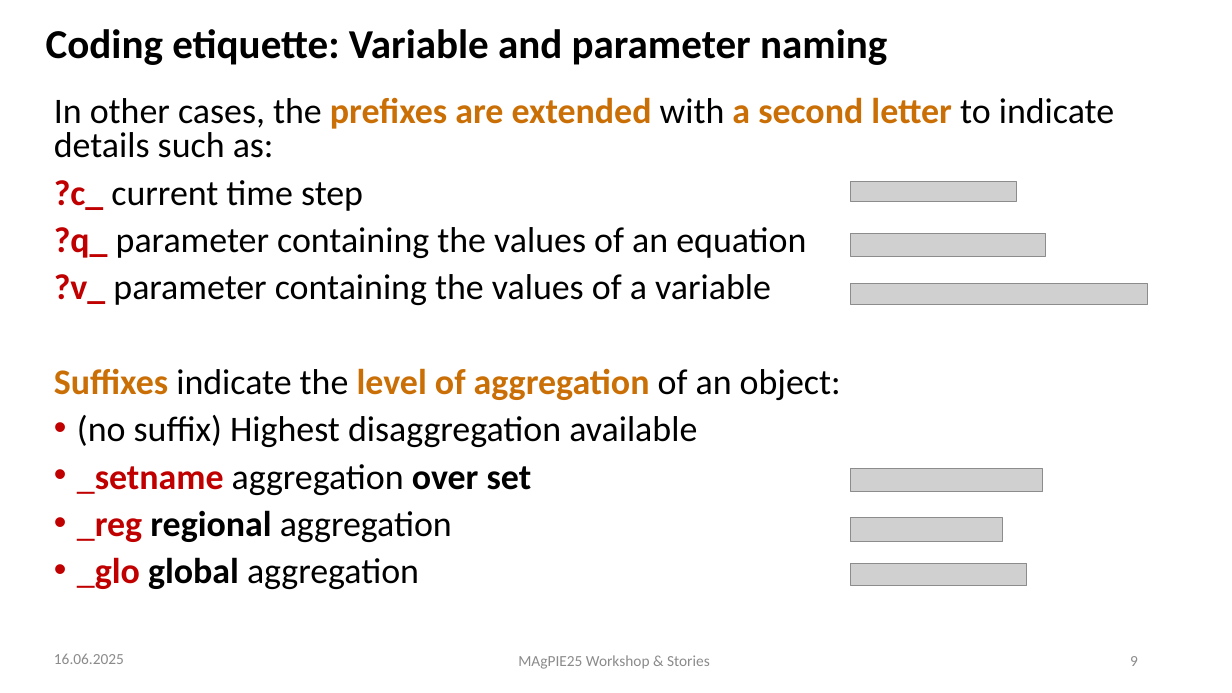
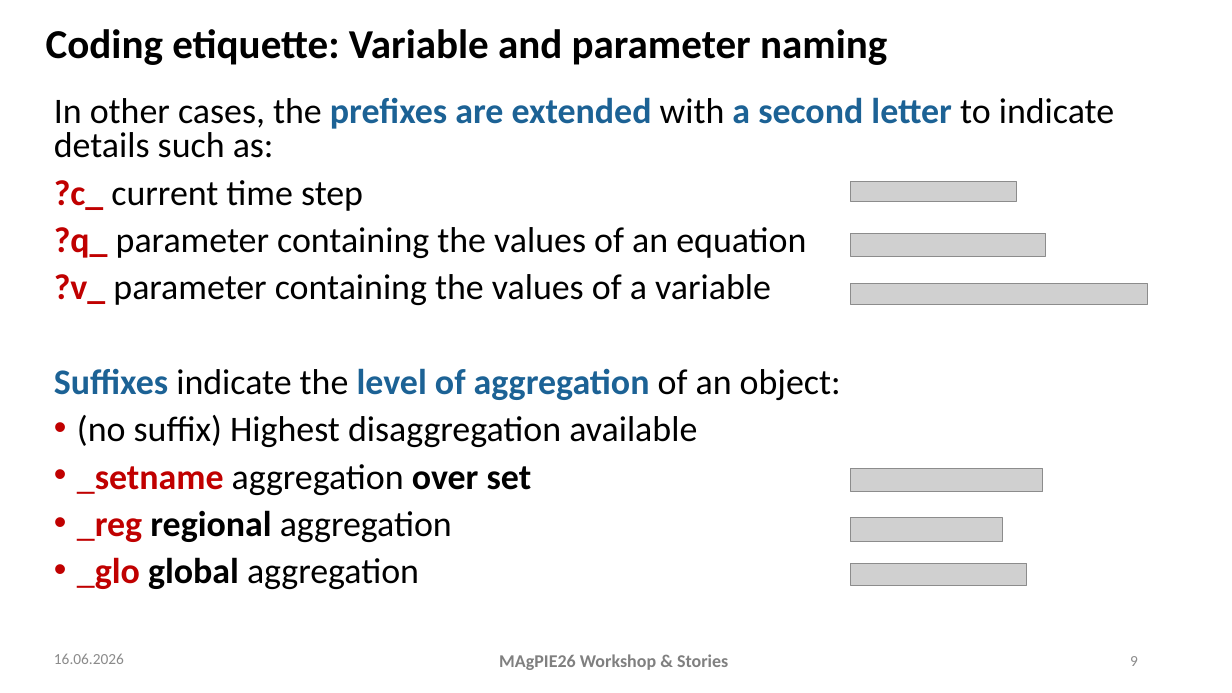
Before and after one commit to magpiemodel/magpiemodel.github.io, a slide deck: slide 9 of assets/slides/GAMS code, modules & realizations.pptx. Drawn at 1232x693 pixels with LibreOffice and Linux fonts; fonts in the diff are those of the drawing; grey boxes stand for pictures; background and template pictures are left out. Boxes give left, top, right and bottom in pixels: in the first picture for what was removed or moved away, otherwise in the second. Text is boxed around its words. In the diff, an @@ line names an element or a change of style, - is before the commit and + after.

```diff
--- a/assets/slides/GAMS code, modules & realizations.pptx
+++ b/assets/slides/GAMS code, modules & realizations.pptx
@@ text at (x1=54, y1=97, x2=1114, y2=400): text colour #CA6F06 to #1D6294 in "prefixes are extended a second letter", "Suffixes level of aggregation" @@
@@ text at (x1=54, y1=653, x2=124, y2=664): text changed @@
-16.06.2025
+16.06.2026
@@ text at (x1=499, y1=654, x2=728, y2=670): text changed; size 12 to 14 pt; text colour #8C8C8C to #808080; bold on @@
-MAgPIE25 Workshop & Stories
+MAgPIE26 Workshop & Stories
```
Also in this commit, not shown: 11 other slides changed, 1 slide added.
